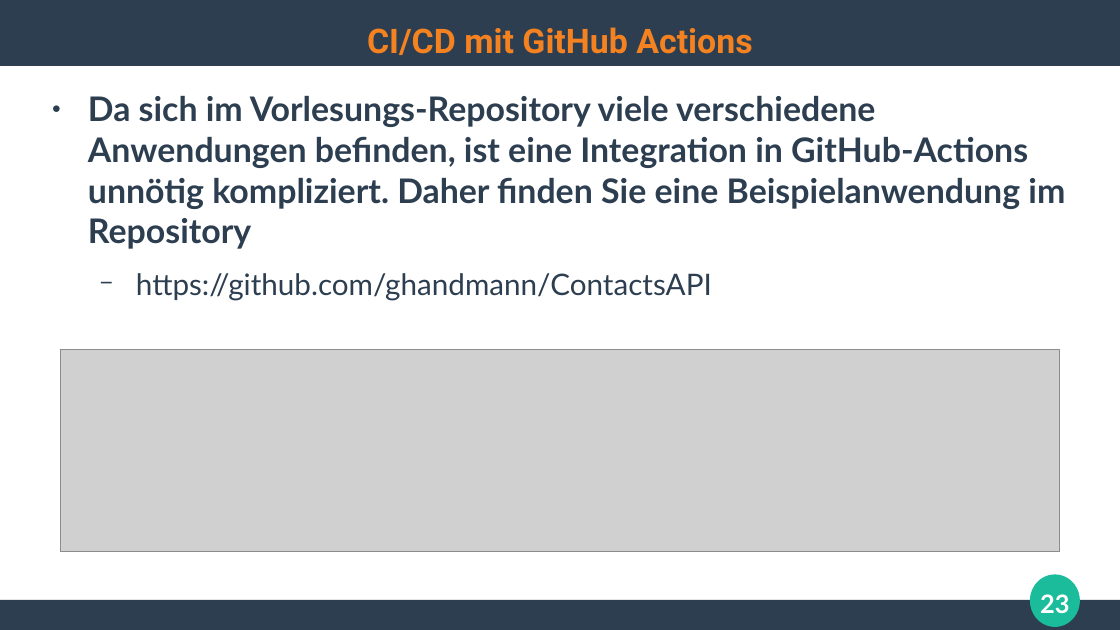
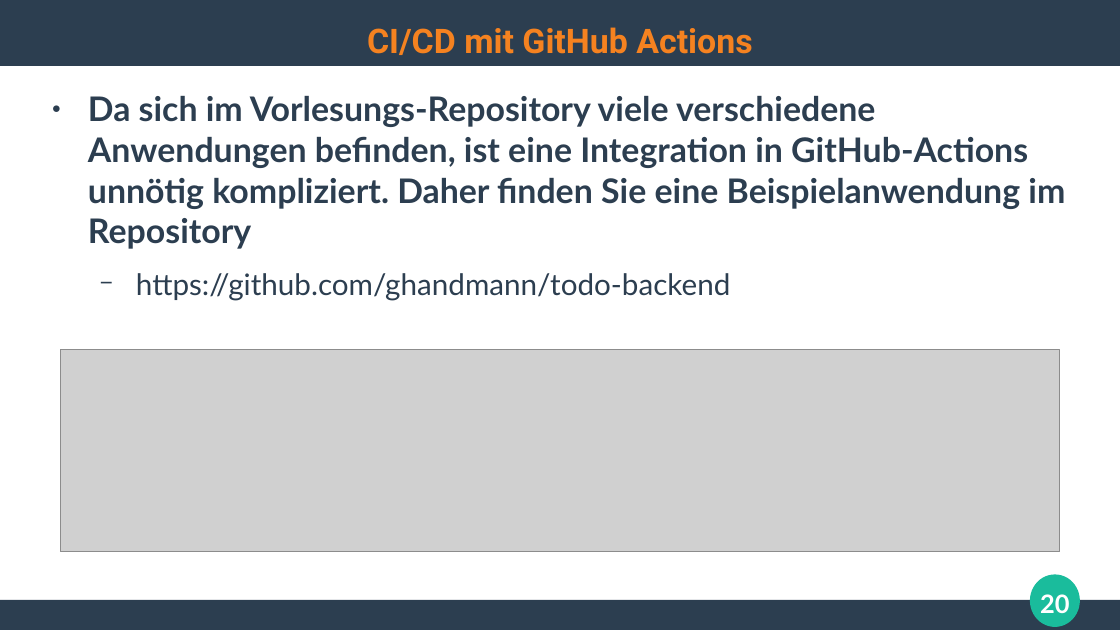
Before and after one commit to ghandmann/HS-AlbSig-WebAnwendungen2, a slide deck: slide 20 of Kapitel/09_ModerneSoftwareentwicklung.odp (slide 23 before the commit). Drawn at 1120x630 pixels with LibreOffice and Linux fonts; fonts in the diff are those of the drawing; grey boxes stand for pictures. Boxes give left, top, right and bottom in pixels: in the first picture for what was removed or moved away, otherwise in the second. Text is boxed around its words. In the diff, an @@ line names an element or a change of style, - is before the commit and + after.

```diff
--- a/Kapitel/09_ModerneSoftwareentwicklung.odp
+++ b/Kapitel/09_ModerneSoftwareentwicklung.odp
@@ text at <box>136,273,730,301</box>: text changed @@
-  − https://github.com/ghandmann/ContactsAPI
+  − https://github.com/ghandmann/todo-backend
@@ page number at <box>1040,594,1069,613</box>: text changed @@
-23
+20
```
Also in this commit, not shown: 2 other slides changed, 3 slides removed.
